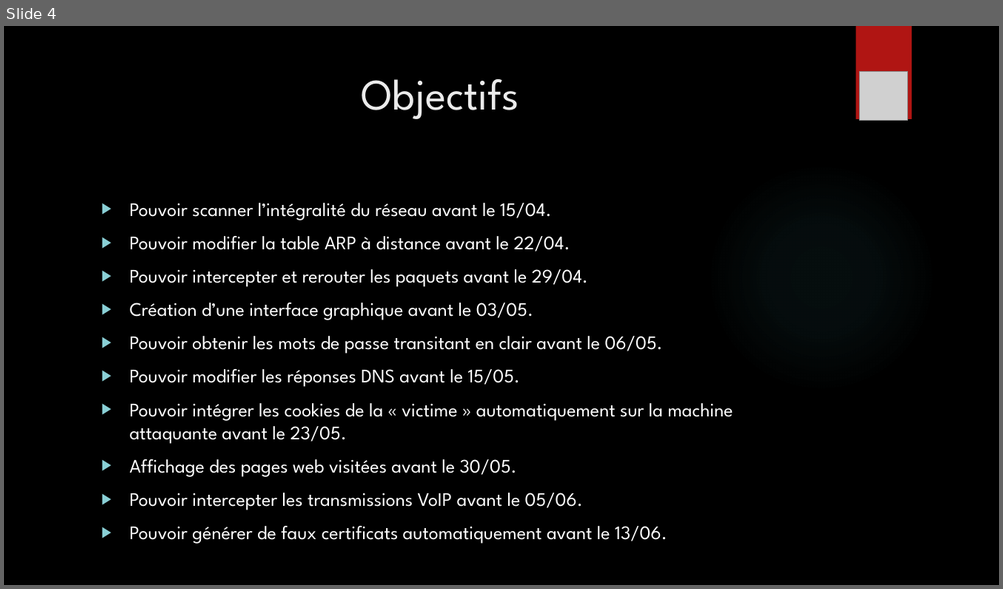
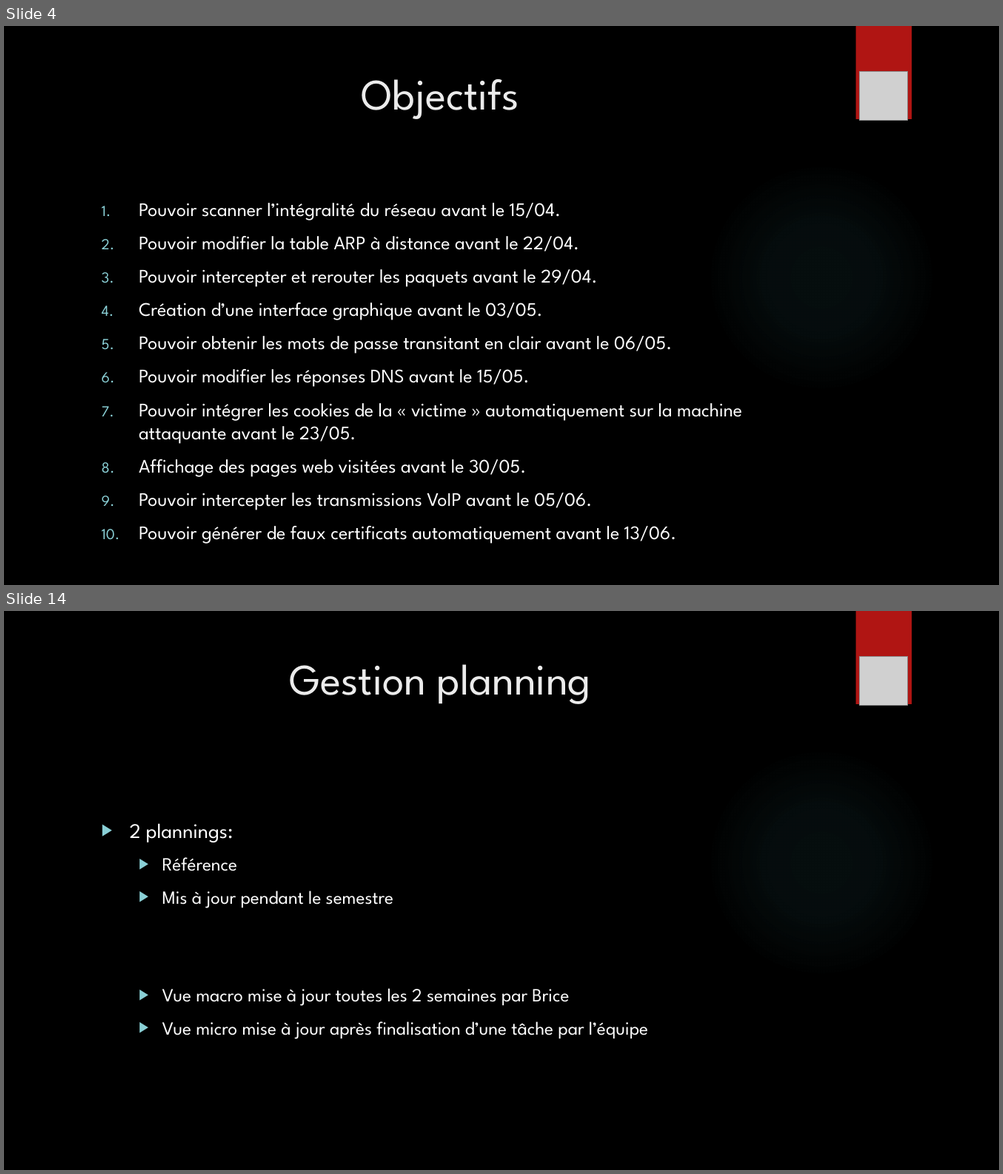
Before and after one commit to Inpeel/SITM, a slide deck: Avant-Projet/Stalker In The Middle.pptx. Shown one above the other, each under a label of ours: slide 4 before the commit, slides 4 and 14 after it; the slides between them are not shown. The pictures are 1003x589 and 1003x1174 pixels, drawn with LibreOffice and Linux fonts; fonts in the diff are those of the drawing; grey boxes stand for pictures; background and template pictures are left out. Boxes give left, top, right and bottom in pixels: in the first picture for what was removed or moved away, otherwise in the second. Text is boxed around its words. In the diff, an @@ line names an element or a change of style, - is before the commit and + after.

Commit message:
powerpoint: finalisation, correction fautes après réunion de lancement
charte: corrections fautes

```diff
--- a/Avant-Projet/Stalker In The Middle.pptx
+++ b/Avant-Projet/Stalker In The Middle.pptx
@@ slide 14 added at bbox=[4, 611, 999, 1170], background picture (left out); not listed: 2 template elements that a slide beside it also shows @@
@@ title added at bbox=[290, 664, 591, 704], 42 pt, text #EBEBEB @@
+Gestion planning
@@ picture added at bbox=[859, 657, 908, 705] @@
@@ text added at bbox=[130, 823, 648, 1039], 18 pt, text #FFFFFF @@
+▶ 2 plannings:
+  ▶ Référence
+  ▶ Mis à jour pendant le semestre
+  ▶ Vue macro mise à jour toutes les 2 semaines par Brice
+  ▶ Vue micro mise à jour après finalisation d’une tâche par l’équipe
@@ slide 4 changed as well @@
@@ text "Pouvoir scanner l’intégralité du réseau ..." at bbox=[139, 203, 742, 544]: bullet ▶ to 1. @@
```
Also in this commit, not shown: 2 other slides changed, 14 other slides added, 5 slides removed, 1 other file.
